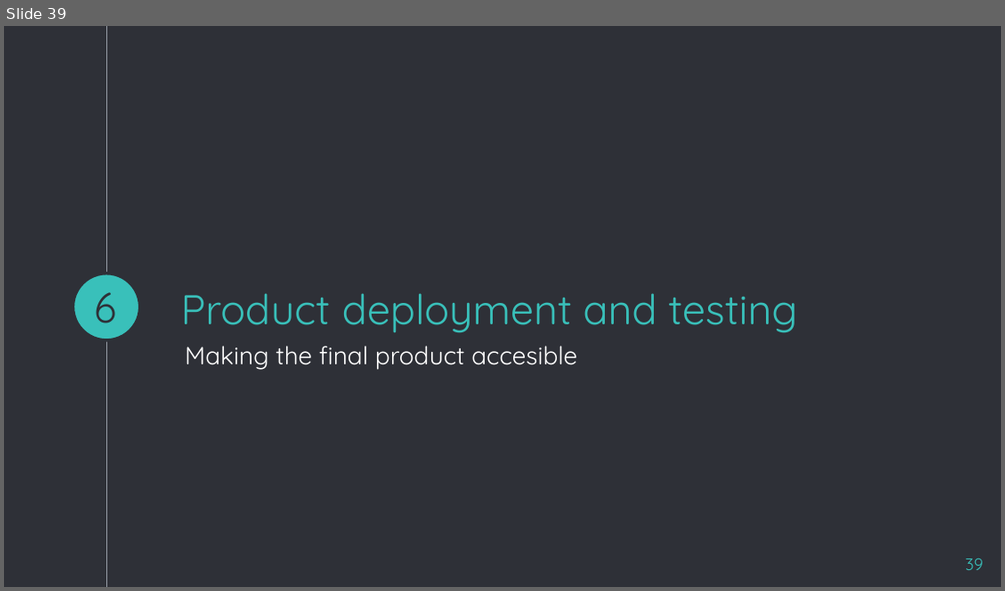
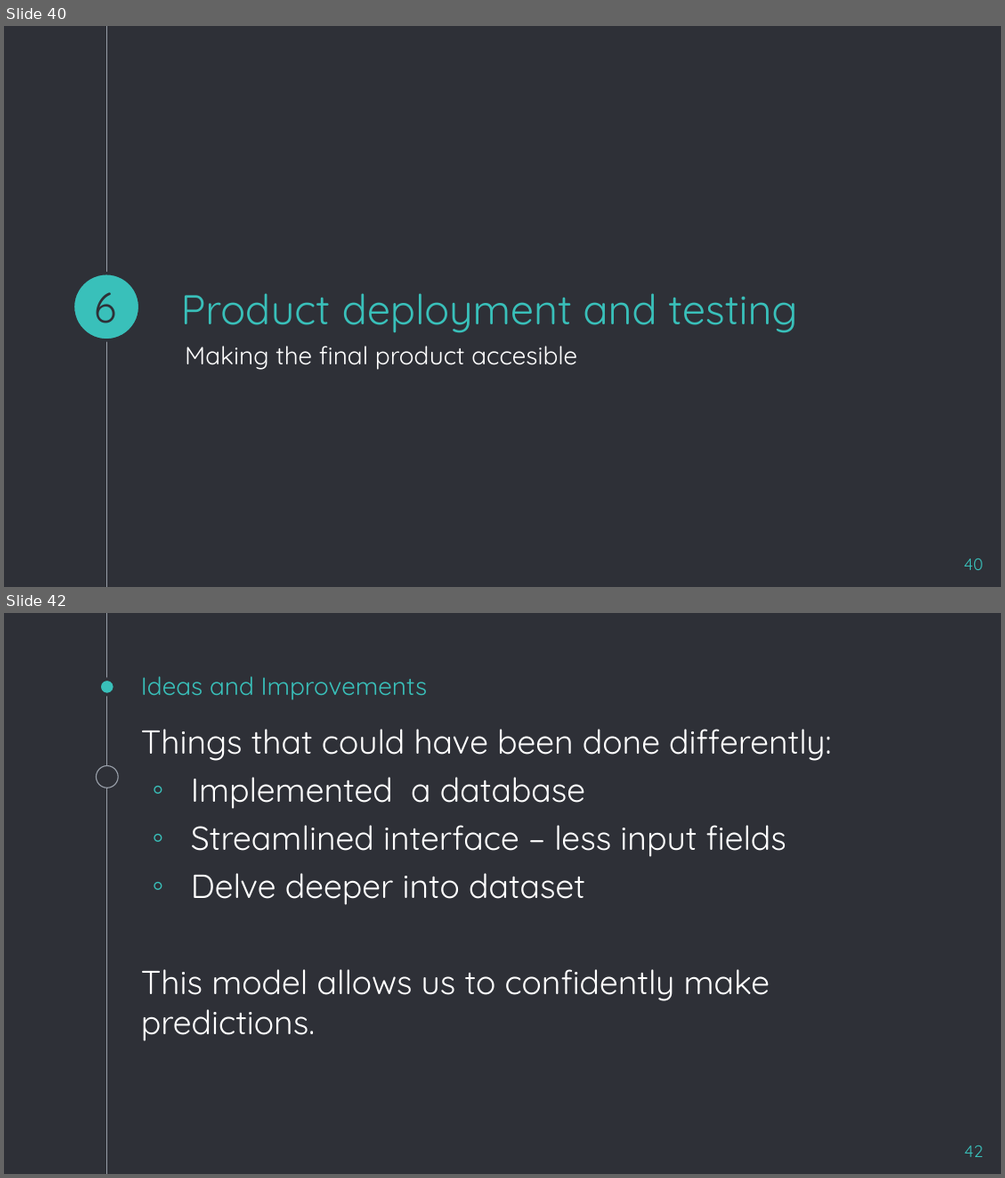
Before and after one commit to jMacProd/Machine-Learning-Credit-Card-Churn, a slide deck: Final Project - Presentation.pptx. Shown one above the other, each under a label of ours: slide 39 before the commit, slides 40 and 42 after it; the slides between them are not shown. The pictures are 1005x591 and 1005x1178 pixels, drawn with LibreOffice and Linux fonts; fonts in the diff are those of the drawing. Boxes give left, top, right and bottom in pixels: in the first picture for what was removed or moved away, otherwise in the second. Text is boxed around its words. In the diff, an @@ line names an element or a change of style, - is before the commit and + after.

```diff
--- a/Final Project - Presentation.pptx
+++ b/Final Project - Presentation.pptx
@@ slide 42 added at (x1=4, y1=613, x2=1001, y2=1174), background #2E3037; not listed: 1 template element that a slide beside it also shows @@
@@ ellipse added at (x1=100, y1=679, x2=115, y2=695), fill #39C0BA, outline #2E3037 2.25 pt @@
@@ title added at (x1=141, y1=676, x2=428, y2=700), 18 pt, text #39C0BA @@
+Ideas and Improvements
@@ text added at (x1=141, y1=729, x2=831, y2=1041), 24 pt, text #FFFFFF @@
+Things that could have been done differently:
+◦ Implemented a database
+◦ Streamlined interface – less input fields
+◦ Delve deeper into dataset
+This model allows us to confidently make predictions.
@@ ellipse added at (x1=96, y1=765, x2=118, y2=787), fill #2E3037, outline #999FA9 0.75 pt @@
@@ page number added at (x1=964, y1=1145, x2=983, y2=1157), 12 pt, text #39C0BA @@
+42
@@ what was slide 39 is now slide 40 @@
@@ page number at (x1=963, y1=558, x2=982, y2=570): text changed @@
-39
+40
```
Also in this commit, not shown: 17 slides changed, 2 other slides added, 1 slide removed.
